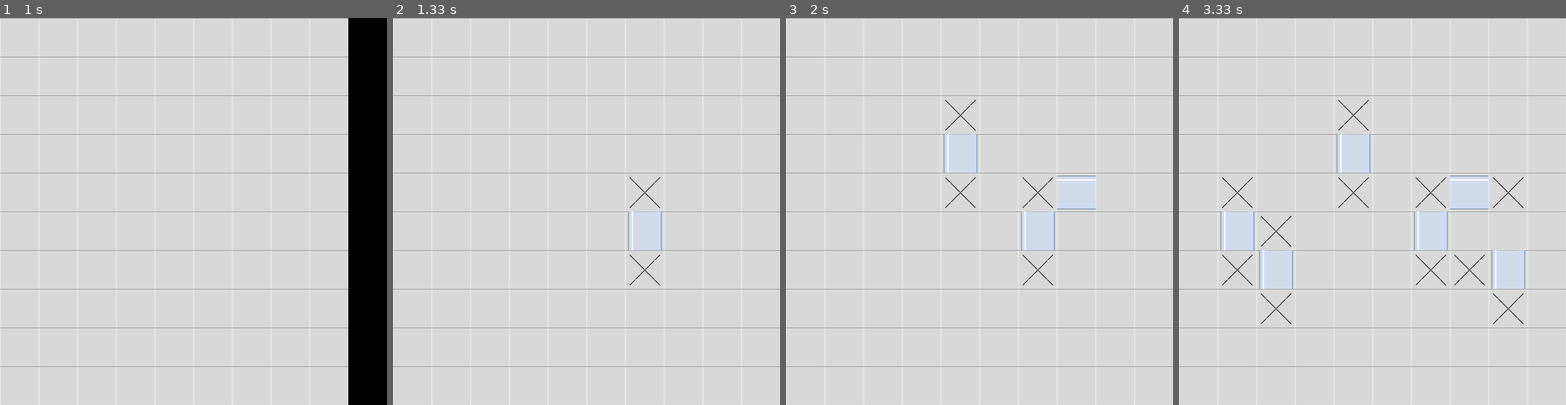
Above: before the commit, frames 1-4 (left to right).
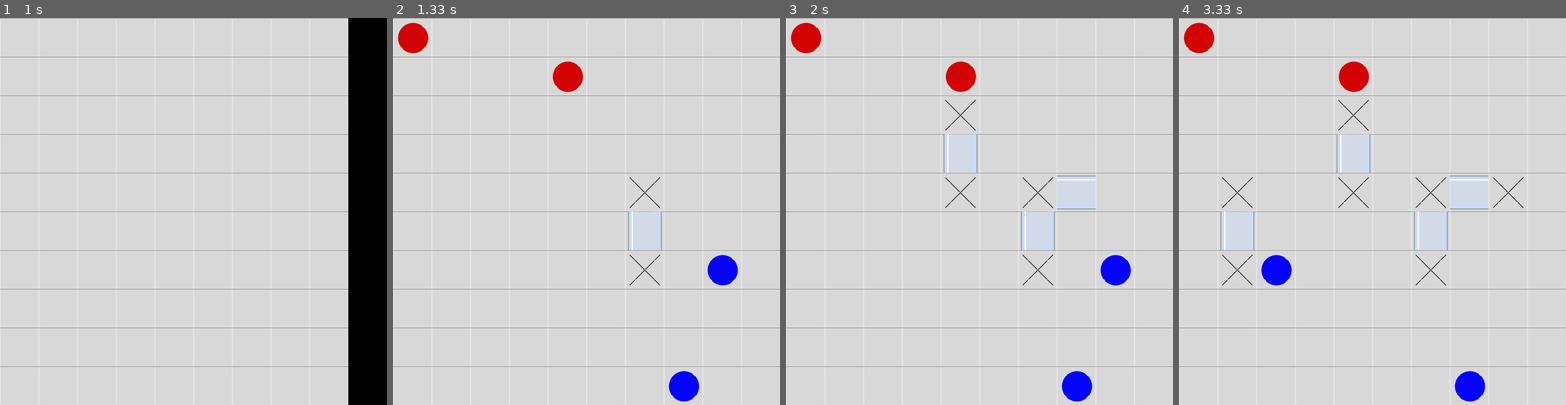
Above: after the commit, the same moments.

Repository: Hairash/pipes-game
Game: pygame game, started from main.py
Two runs of this game, one before a commit and one after it. Both use one fixed random seed, a clock stepped at 60 frames per second and the inputs below.
Inputs (mouse positions are in pixels of both pictures, inside the frame that each line leads up to):
- Up to frame 1 (1 s): press the mouse at (239, 246) at 0.87 s; move the mouse to (166, 157) at 0.97 s
- Up to frame 2 (1.33 s): release the mouse at (485, 68) at 1.1 s; press the mouse at (632, 246) at 1.2 s; move the mouse to (609, 250) at 1.3 s
- Up to frame 3 (2 s): release the mouse at (983, 250) at 1.43 s; click (967, 145) at 1.55 s; click (1056, 180) at 1.92 s
- Up to frame 4 (3.33 s): click (1248, 250) at 2.3 s; move the mouse to (1507, 288) at 2.6 s; click (1507, 288) at 2.75 s; move the mouse to (1264, 254) at 2.9 s; click (1264, 254) at 3.05 s

Frame 1 is identical in both runs. In frame 2, 2.0% of the frame differs, in the area x 1-90%, y 1-100%; in frame 3, 2.0%; in frame 4, 2.6%.

Commit message:
Balls moving without interaction with pipes

Diff:
--- a/game.py
+++ b/game.py
@@ -132,6 +132,11 @@
             pygame.transform.scale(pygame.image.load('images/right down.png'), (cell_size, cell_size)),
     }
 
+def get_player_balls_images(cell_size):
+    return {
+        0: pygame.transform.scale(pygame.image.load('images/red_ball.png'), (cell_size, cell_size)),
+        1: pygame.transform.scale(pygame.image.load('images/blue_ball.png'), (cell_size, cell_size)),
+    }
 
 class QUARTER:
     UP = 2
@@ -141,22 +146,25 @@
 
 
 class Game:
-    def __init__(self, window_size, rows):
+    def __init__(self, window_size, rows, balls):
         self.window_size = window_size
         self.rows = rows
         self.cell_size = self.window_size // self.rows
         self.window = pygame.display.set_mode((self.window_size, self.window_size))
         # self.CELL_VALUES = get_cell_values(self.cell_size)
         self.CELL_VALUES_IMAGES = get_cell_values_images(self.cell_size)
+        self.PLAYER_BALLS_IMAGES = get_player_balls_images(self.cell_size)
 
         self.field = [[CELL_VALUES.EMPTY] * self.rows for _ in range(self.rows)]
         self.prev_field = deepcopy(self.field)
+        self.balls = balls
 
         self.cur_cell = None
         self.cur_quarter = None
         self.pipe_drag = False
         self.pipe_path = None
         self.ball_drag = False
+        self.cur_ball_idx = None
 
     def init_pipe_parameters(self):
         self.cur_cell = None
@@ -184,6 +192,7 @@
 
         # self.draw_grid()
         self.draw_field()
+        self.draw_balls()
 
         while True:
             for event in pygame.event.get():
@@ -192,12 +201,21 @@
                     # pygame.quit()
                 elif event.type == pygame.MOUSEBUTTONDOWN:
                     if event.button == 1:
-                        self.start_draw_pipe()
+                        if self.is_ball_here():
+                            self.start_move_ball()
+                        else:
+                            self.start_draw_pipe()
                 elif event.type == pygame.MOUSEMOTION:
-                    self.continue_draw_pipe()
+                    if self.pipe_drag:
+                        self.continue_draw_pipe()
+                    if self.ball_drag:
+                        self.continue_move_ball()
                 elif event.type == pygame.MOUSEBUTTONUP:
                     if event.button == 1:
-                        self.stop_draw_pipe()
+                        if self.pipe_drag:
+                            self.stop_draw_pipe()
+                        if self.ball_drag:
+                            self.stop_move_ball()
 
     def coordinates_to_cell(self, x, y):
         cell_x = x // self.cell_size
@@ -219,6 +237,7 @@
         """"""
         self.field = deepcopy(self.prev_field)
         self.draw_field()
+        self.draw_balls()
         self.init_pipe_parameters()
 
     def cell_image_coordinates(self, cell_x, cell_y):
@@ -266,10 +285,11 @@
         neighbor = self.neighbor_by_quarter(*self.cur_cell, quarter)
         return neighbor
 
-    def cell_changed(self):
+    def has_cell_changed(self):
         return self.cur_cell != self.get_cur_cell()
 
     def quarter_changed(self):
+        # TODO: may be slow
         mouse_pos = pygame.mouse.get_pos()
         return self.cur_quarter != self.get_cell_quarter(*mouse_pos, *self.cur_cell)
 
@@ -346,10 +366,7 @@
         self.change_cell(*self.cur_cell, value)
 
     def continue_draw_pipe(self):
-        if not self.pipe_drag:
-            return
-
-        '''Main logic
+        """Main logic
         + Store only cur_cell and path
         + Check, if cell changed
         + On change check is change correct (empty or reserved cell)
@@ -357,10 +374,10 @@
             Maybe - stop, if it's easier to do
         + If correct - update cur_cell and path
         + If len(path) > 2 - draw smth
-        '''
+        """
 
         # print('path:', self.pipe_path)
-        if not self.cell_changed():
+        if not self.has_cell_changed():
             if not self.quarter_changed():
                 return
             mouse_pos = pygame.mouse.get_pos()
@@ -398,3 +415,73 @@
         self.change_cell(*next_cell, CELL_VALUES.RESERVED)
         Pipe(self.pipe_path)
         self.init_pipe_parameters()
+
+    def is_ball_here(self):
+        cur_cell = self.get_cur_cell()
+        for ball in self.balls:
+            ball_cell = ball[1]
+            if cur_cell == ball_cell:
+                return True
+        return False
+
+    def start_move_ball(self):
+        print('start_move_ball')
+        self.ball_drag = True
+        self.cur_ball_idx = self.get_cur_ball_idx()
+        self.cur_cell = self.get_cur_cell()
+
+    def continue_move_ball(self):
+        if not self.has_cell_changed():
+            return
+        cur_cell = self.get_cur_cell()
+        if not self.is_cell_empty_and_free(cur_cell):
+            print('occupied')
+            self.init_ball_parameters()
+            return
+        self.move_ball(cur_cell)
+        self.init_ball_parameters()
+
+    def move_ball(self, cur_cell):
+        print('move_ball')
+        self.fill_cell(*self.cur_cell)
+        cur_ball = self.balls[self.cur_ball_idx]
+        cur_ball[1] = cur_cell
+        self.draw_ball(cur_ball[0], cur_ball[1])
+
+    def stop_move_ball(self):
+        pass
+
+    def draw_balls(self):
+        for ball_idx in range(len(self.balls)):
+            ball = self.balls[ball_idx]
+            self.draw_ball(ball[0], ball[1])
+
+    def draw_ball(self, player_num, ball_cell):
+        x, y = self.cell_image_coordinates(*ball_cell)
+        self.window.blit(self.PLAYER_BALLS_IMAGES[player_num], (x, y))
+        pygame.display.update()
+
+    def init_ball_parameters(self):
+        self.ball_drag = False
+        self.cur_ball_idx = None
+        self.cur_cell = None
+
+    def get_cur_ball_idx(self):
+        cur_cell = self.get_cur_cell()
+        for ball_idx in range(len(self.balls)):
+            ball = self.balls[ball_idx]
+            player_num = ball[0]
+            ball_cell = ball[1]
+            if cur_cell == ball_cell:
+                # ball = {'cell': cur_cell, 'player_num': player_num}
+                return ball_idx
+        raise Exception(f'No ball found at cell {cur_cell}')
+
+    def is_cell_empty_and_free(self, cur_cell):
+        x, y = cur_cell
+        if self.field[x][y] not in [CELL_VALUES.EMPTY, CELL_VALUES.RESERVED]:
+            return False
+        for ball in self.balls:
+            if ball[1] == cur_cell:
+                return False
+        return True
--- a/main.py
+++ b/main.py
@@ -1,8 +1,15 @@
 from game import Game
+
+balls = [
+    [0, (0, 0)],
+    [0, (4, 1)],
+    [1, (7, 9)],
+    [1, (8, 6)],
+]
 
 
 def main():
-    game = Game(600, 10)
+    game = Game(600, 10, balls=balls)
     game.start()
 
 
Binary file added: images/blue_ball.png
Binary file added: images/red_ball.png
